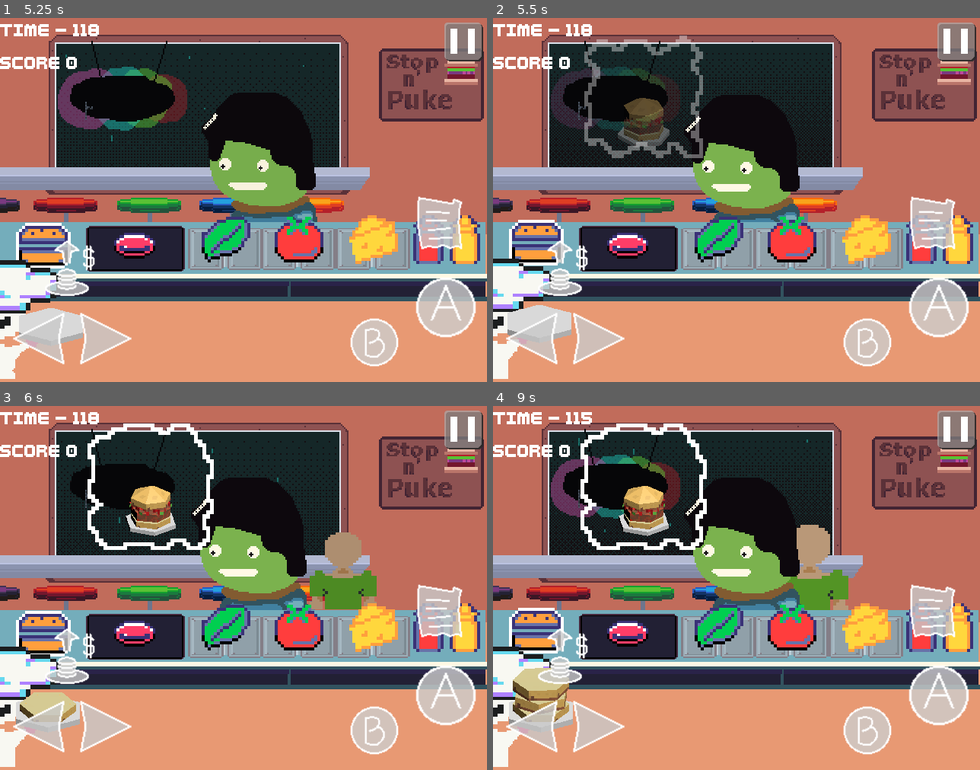
Above: before the commit, frames 1-4 (two rows, left to right).
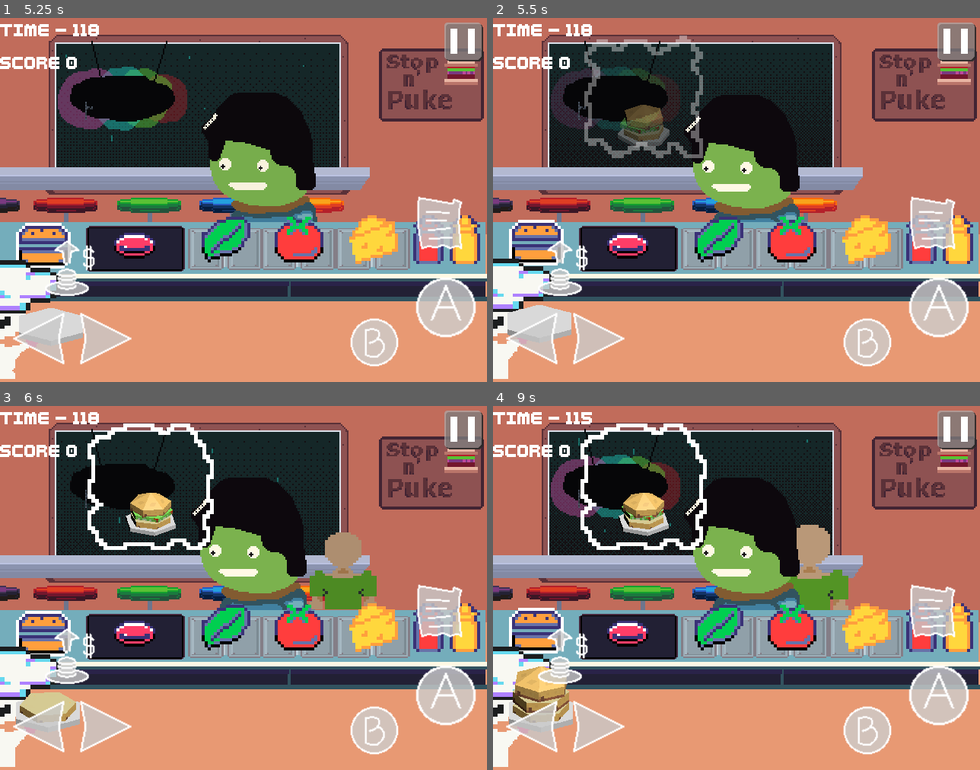
Above: after the commit, the same moments.

Repository: LettucePie/burgert
Game: Godot game, scene res://scenes/play.tscn
Same seed, same stepped clock (60 frames per second), same inputs: the game is played once before the commit and once after it. Sound files missing from this copy of the repository are replaced by a short silence.
Inputs (mouse positions are in pixels of both pictures, inside the frame that each line leads up to):
- Up to frame 1 (5.25 s): click "Play" at 0.5 s; tap Enter (menu) at 1.25 s; move the mouse to (350, 181) at 1.27 s; hold Right (right) 1.28-2 s; tap Z (confirm) at 1.35, 2.85, 4.35 s; click (350, 181) at 1.42 s; drag from (146, 218) to (219, 272) at 2.02 s; move the mouse to (292, 119) at 2.77 s; hold Right (right) 2.78-3.5 s; drag from (219, 272) to (97, 145) at 3.52 s; move the mouse to (389, 254) at 4.27 s; hold Left (left) 4.28-5 s; drag from (97, 145) to (170, 109) at 5.02 s
- Up to frame 2 (5.5 s): no input
- Up to frame 3 (6 s): move the mouse to (267, 588) at 5.77 s; hold Down (down) from 5.78 s (still down); tap Z (confirm) at 5.85 s; click (267, 588) at 5.92 s
- Up to frame 4 (9 s): release Down (down) at 6.5 s; drag from (663, 497) to (639, 606) at 6.52 s; move the mouse to (843, 569) at 7.27 s; hold Up (up) 7.28-8 s; tap Z (confirm) at 7.35, 8.85 s; drag from (639, 606) to (712, 660) at 8.02 s; move the mouse to (785, 507) at 8.77 s; hold Down (down) from 8.78 s (still down)

Frame 1 is identical in both runs. In frame 2, 0.4% of the frame differs, in the area x 26-35%, y 21-33%; in frame 3, 0.7%; in frame 4, 1.4%, in the area x 4-36%, y 21-88%.

Commit message:
set in tommys meals

Diff:
--- a/scenes/game/customers/customer_Tommy_new.tscn
+++ b/scenes/game/customers/customer_Tommy_new.tscn
@@ -9,6 +9,7 @@
 
 [node name="Tommy" instance=ExtResource("1_rcbdo")]
 customer_name = "Tommy"
+orders = Array[PackedStringArray]([PackedStringArray("Bun", "Lettuce", "Bun Top"), PackedStringArray("Bun", "Meat", "Lettuce", "Lettuce", "Bun Top"), PackedStringArray("Bun", "Lettuce", "Meat", "Bun", "Lettuce", "Bun Top")])
 
 [node name="AnimationPlayer" parent="." index="0"]
 libraries = {
